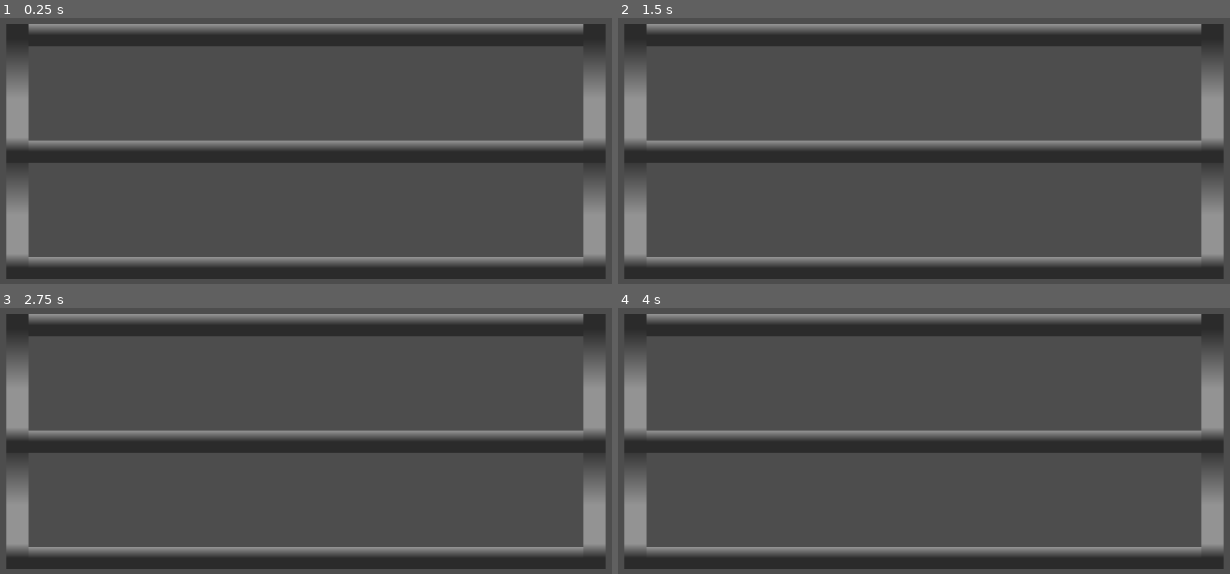
Above: before the commit, frames 1-4 (two rows, left to right).
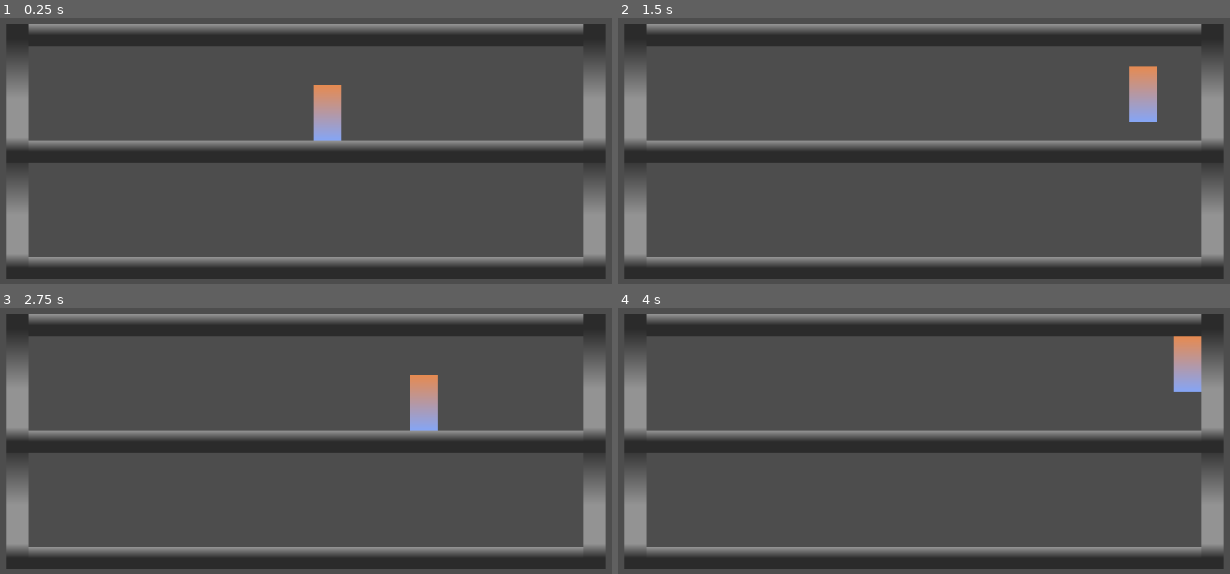
Above: after the commit, the same moments.

Repository: Lambosaurus/wildjam-mutation
Game: Godot game, scene res://main/main.tscn
The game is run twice, just before and just after one commit, with the same random seed, the same clock (stepped at 60 frames per second) and the same inputs.
Inputs:
- Up to frame 1 (0.25 s): no input
- Up to frame 2 (1.5 s): tap Enter (ui_accept) at 0.5, 0.6, 0.77, 1.07, 1.35 s; hold Right (ui_right) from 0.53 s (still down)
- Up to frame 3 (2.75 s): tap Enter (ui_accept) at 1.52, 1.82, 2.1 s; release Right (ui_right) at 2.03 s; hold Left (ui_left) from 2.03 s (still down)
- Up to frame 4 (4 s): release Left (ui_left) at 2.78 s; hold Right (ui_right) from 2.78 s (still down); tap Enter (ui_accept) at 2.85, 3.02, 3.32, 3.6, 3.77 s

The runs differ from the first frame. In frame 1, 1.0% of the frame differs, in the area x 51-56%, y 25-47%; in frame 2, 1.0%; in frame 3, 1.0%; in frame 4, 1.0%.

Commit message:
Add in human

Diff:
--- a/building/components/floor.tscn
+++ b/building/components/floor.tscn
@@ -15,10 +15,9 @@
 height = 32
 fill_to = Vector2(0, 1)
 
-[node name="Floor" type="Area2D" unique_id=1360175460]
+[node name="Floor" type="StaticBody2D" unique_id=2047282540]
 material = SubResource("CanvasItemMaterial_xjo41")
-input_pickable = false
-monitoring = false
+collision_mask = 0
 
 [node name="CollisionShape2D" type="CollisionShape2D" parent="." unique_id=1597892813]
 shape = SubResource("RectangleShape2D_pi4mk")
--- a/building/components/wall.tscn
+++ b/building/components/wall.tscn
@@ -15,10 +15,9 @@
 height = 200
 fill_to = Vector2(0, 1)
 
-[node name="Floor" type="Area2D" unique_id=1360175460]
+[node name="Floor" type="StaticBody2D" unique_id=69310174]
 material = SubResource("CanvasItemMaterial_xjo41")
-input_pickable = false
-monitoring = false
+collision_mask = 0
 
 [node name="CollisionShape2D" type="CollisionShape2D" parent="." unique_id=1597892813]
 shape = SubResource("RectangleShape2D_pi4mk")
--- /dev/null
+++ b/creatures/human/human.gd
@@ -0,0 +1,25 @@
+extends CharacterBody2D
+
+
+const SPEED = 300.0
+const JUMP_VELOCITY = -400.0
+
+
+func _physics_process(delta: float) -> void:
+	# Add the gravity.
+	if not is_on_floor():
+		velocity += get_gravity() * delta
+
+	# Handle jump.
+	if Input.is_action_just_pressed("ui_accept") and is_on_floor():
+		velocity.y = JUMP_VELOCITY
+
+	# Get the input direction and handle the movement/deceleration.asdqwe
+	# As good practice, you should replace UI actions with custom gameplay actions.
+	var direction := Input.get_axis("ui_left", "ui_right")
+	if direction:
+		velocity.x = direction * SPEED
+	else:
+		velocity.x = move_toward(velocity.x, 0, SPEED)
+
+	move_and_slide()
--- /dev/null
+++ b/creatures/human/human.tscn
@@ -0,0 +1,27 @@
+[gd_scene format=3 uid="uid://bcckgfd8qlmhm"]
+
+[ext_resource type="Script" uid="uid://egsaqmdqevi1" path="res://creatures/human/human.gd" id="1_4bvkd"]
+
+[sub_resource type="CapsuleShape2D" id="CapsuleShape2D_ebbsm"]
+radius = 20.0
+height = 80.0
+
+[sub_resource type="Gradient" id="Gradient_4bvkd"]
+colors = PackedColorArray(0.90207684, 0.5434376, 0.3220967, 1, 0.52690995, 0.6471087, 0.957956, 1)
+
+[sub_resource type="GradientTexture2D" id="GradientTexture2D_h2rce"]
+gradient = SubResource("Gradient_4bvkd")
+fill_to = Vector2(0, 1)
+
+[node name="Human" type="CharacterBody2D" unique_id=1906732542]
+platform_floor_layers = 1
+platform_wall_layers = 1
+script = ExtResource("1_4bvkd")
+
+[node name="CollisionShape2D" type="CollisionShape2D" parent="." unique_id=1169393457]
+shape = SubResource("CapsuleShape2D_ebbsm")
+
+[node name="Sprite2D" type="Sprite2D" parent="." unique_id=1420493283]
+position = Vector2(-4.7683716e-07, 2.4437904e-06)
+scale = Vector2(0.625, 1.2500001)
+texture = SubResource("GradientTexture2D_h2rce")
--- a/main/main.tscn
+++ b/main/main.tscn
@@ -1,8 +1,12 @@
 [gd_scene format=3 uid="uid://beqpfrifbxeep"]
 
 [ext_resource type="PackedScene" uid="uid://crka7hrc1jgg0" path="res://building/building.tscn" id="1_53q0u"]
+[ext_resource type="PackedScene" uid="uid://bcckgfd8qlmhm" path="res://creatures/human/human.tscn" id="2_pjrb6"]
 
 [node name="Main" type="Node2D" unique_id=634852315]
 
 [node name="Building" parent="." unique_id=310968372 instance=ExtResource("1_53q0u")]
 position = Vector2(149, 273)
+
+[node name="Human" parent="." unique_id=582856251 instance=ExtResource("2_pjrb6")]
+position = Vector2(612, 392)
--- a/project.godot
+++ b/project.godot
@@ -15,6 +15,10 @@
 config/features=PackedStringArray("4.6", "Forward Plus")
 config/icon="res://icon.svg"
 
+[layer_names]
+
+2d_physics/layer_1="Terrain"
+
 [physics]
 
 3d/physics_engine="Jolt Physics"
